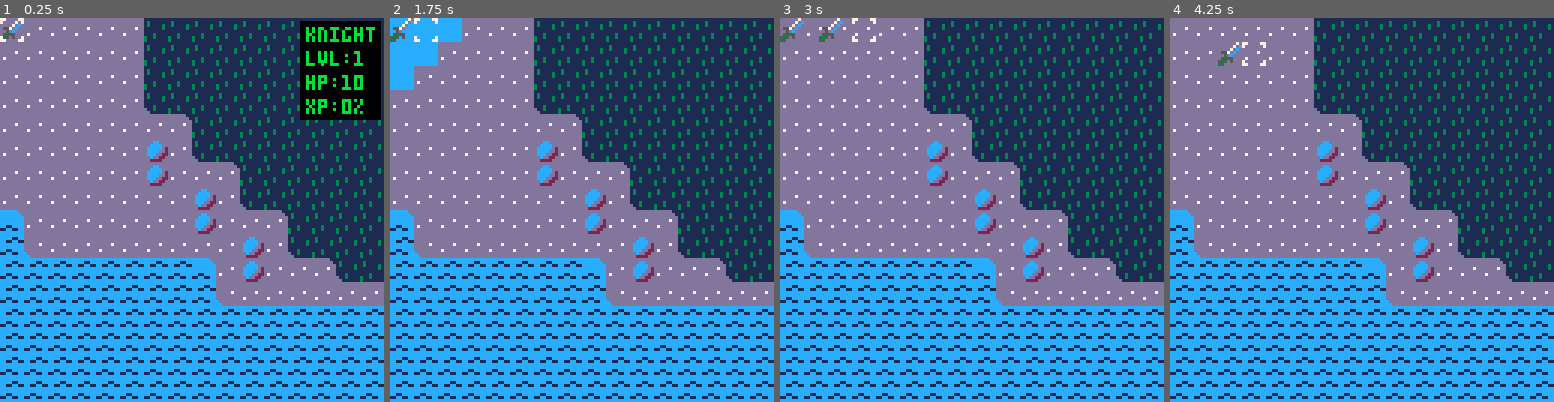
Above: before the commit, frames 1-4 (left to right).
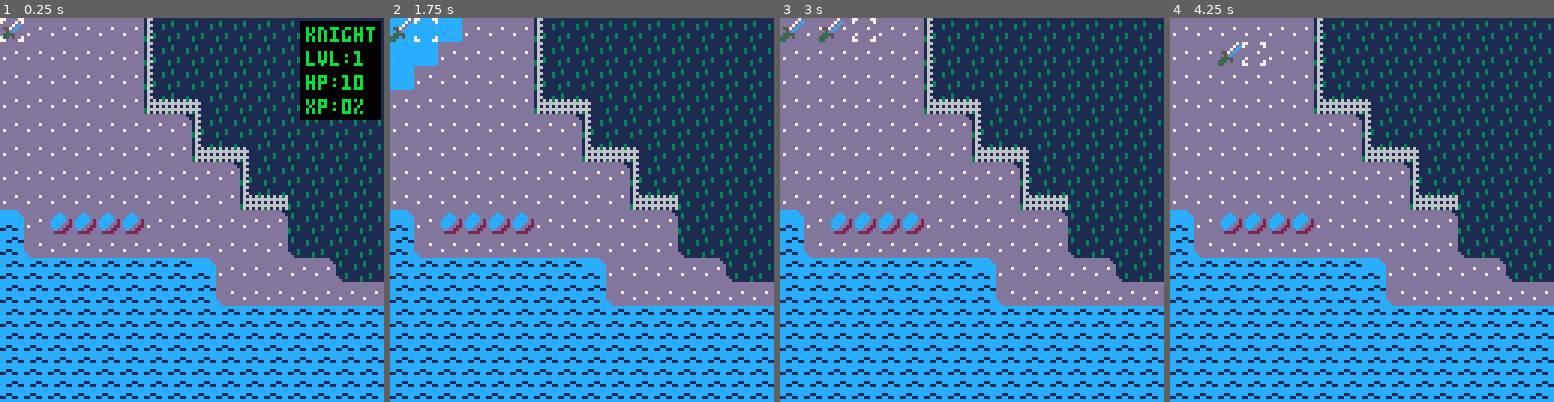
Above: after the commit, the same moments.

Repository: cstephen/PICO-8-Tactics
Game: PICO-8 cartridge tactics.p8
Same seed, same stepped clock (60 frames per second), same inputs: the game is played once before the commit and once after it.
Inputs:
- Up to frame 1 (0.25 s): no input
- Up to frame 2 (1.75 s): tap X (X key) at 0.33, 1.07 s; tap O (Z key) at 0.7, 1.7 s; hold Right from 1.6 s (still down)
- Up to frame 3 (3 s): tap X (X key) at 1.85, 2.97 s; release Right at 2.1 s; tap O (Z key) at 2.1, 2.5, 2.9 s; hold Up 2.15-2.42 s; hold Right from 2.47 s (still down)
- Up to frame 4 (4.25 s): release Right at 3.03 s; hold Left 3.08-3.58 s; tap O (Z key) at 3.3, 3.7, 4.1 s; hold Down 3.63-3.97 s; hold Right from 4.02 s (still down); tap X (X key) at 4.08 s

The runs differ from the first frame. In frame 1, 3.4% of the frame differs, in the area x 13-75%, y 0-69%; in frame 2, 3.4%; in frame 3, 3.4%; in frame 4, 3.4%.

Commit message:
Add missing fence corner tiles and move them to obstacles section of sprite sheet.

Diff:
--- a/tactics.p8
+++ b/tactics.p8
@@ -1513,14 +1513,14 @@
 dcccdd22dcccdd223fff3355277777622227d2220000000000000000000000000000000000000000000000000000000000000000000000000000000000000000
 1dcdd221ddcdd22d13f33551276667622227d2220000000000000000000000000000000000000000000000000000000000000000000000000000000000000000
 11222211dd2222dd11555511277777622227d2220000000000000000000000000000000000000000000000000000000000000000000000000000000000000000
-16611111166111111111111111111111111111111111116611111166000000000000000000000000000000000000000000000000000000000000000000000000
-16111111161111111111111113111111131111111311111613111116000000000000000000000000000000000000000000000000000000000000000000000000
-16611131166111311111113113111131131111311311116613111166000000000000000000000000000000000000000000000000000000000000000000000000
-16161636161111311616163616161636161616361111113616161636000000000000000000000000000000000000000000000000000000000000000000000000
-16666666166111111666666666666666666666661111116666666666000000000000000000000000000000000000000000000000000000000000000000000000
-16161616161311111616161616161616161616161113111616161616000000000000000000000000000000000000000000000000000000000000000000000000
-36666666366311113666666666666666666666663113116666666666000000000000000000000000000000000000000000000000000000000000000000000000
-36161616361111113616161636161616361616163111111636161616000000000000000000000000000000000000000000000000000000000000000000000000
+16611111166111111111111111111111111111111111111111111166111111660000000000000000000000000000000000000000000000000000000000000000
+16111111161111111111111113111111111111111311111113111116131111160000000000000000000000000000000000000000000000000000000000000000
+16611131166111311111113113111131111111311311111113111166131111660000000000000000000000000000000000000000000000000000000000000000
+16111131161616361611113116161636161616361111113616161636111111360000000000000000000000000000000000000000000000000000000000000000
+16611111166666666661111166666666166666661111116666666666111111660000000000000000000000000000000000000000000000000000000000000000
+16131111161616161611111116161616161616161113111616161616111311160000000000000000000000000000000000000000000000000000000000000000
+36631111366666666661111166666666366666663113116666666666311311660000000000000000000000000000000000000000000000000000000000000000
+36111111361616163611111136161616361616163111111636161616311111160000000000000000000000000000000000000000000000000000000000000000
 00000000000000000000000000000000000000000000000000000000000000000000000000000000000000000000000000000000000000000000000000000000
 00000000000000000000000000000000000000000000000000000000000000000000000000000000000000000000000000000000000000000000000000000000
 00000000000000000000000000000000000000000000000000000000000000000000000000000000000000000000000000000000000000000000000000000000
@@ -1573,20 +1573,20 @@
 0000080000000000000000000000000000000800000000000000000000000000000000000000000000000000000000000000000000000000000000000000000000000000000000000000000000000000000000000000000000000000000000000000000000000000000000000000000000000000000000000000000000000000
 0000000000000000000000000000000000000000000000000000000000000000000000000000000000000000000000000000000000000000000000000000000000000000000000000000000000000000000000000000000000000000000000000000000000000000000000000000000000000000000000000000000000000000
 __map__
-cacacacacacacacacadcdcdcdcdcdcdcdcdcdcdcdcdcdcdce5e5e5e5e5e5e5e5e5e5e5e5e5e5e5e5e5e5e5e5e5e5e5e5e5e5e5e5e5e5e5e5e5e5e5e5e3dcdcdccacacacacacacacacacacacacadce5e5e5e5e5e5e5e5e5e5e5e5e5e5e5e5e5e5e5eeebebebebeeeeeeeeeeeeeeeeeeeeeeeeeeeeeeeeeeeeeeeeeeeeeeeeeeee
-cacacacacacacacacadfdcdcdcdcdcdcdcdcdcdcdcdcdcdce5e5e5e5e5e5e5e5e5e5e5e5e5e5e5e5e5e5e5e5e5e5e5e5e5e5e5e5e5e5e5e5e5e5e5e5e7e3dcdcd8cacacacacacacacacacacadadce5e5e5e5e5e5e5e5e5e5e5e5e5e5e5e5e5e5e5eeebeeebebebebebeeeeeeeeeeeeebebeeeeeeeeeeeeeeeeeeeeeeeeeeeeee
-cacacacacacacacacacad6dcdcdcdcdcdcdcdcdcdcdcdcdce5e5e5e5e5e5e5e5e5e5e5e5e5e5e5e5e5e5e5e5e5e5e5e5e5e5e5e5e5e5e5e5e5e5e5e5e5e7e3dcdcdecacacacacacacacacadddce4e5e5e5e5e5e5e5e5e5e5e5e5e5e5e5e5e5e5e5eeebeeebeeeeebebebeeeeeeeeeeebebebeeeeeeeeeeeeeeeeeeeeeeeeeeee
-cacacacacacacacacacacadfdcdcdcdcdcdcdcdcdcdcdcdce8e5e5e5e5e5e5e5e5e5e5e5e5e5e5e5e5e5e5e5e5e5e5e5e5e5e5e5e5e5e5e5e5e5e5e5e5e5e7e3dcdcd8cacacacacacacadadce6e5e5e5e5e5e5e5e5e5e5e5e5e5e5e5e5e5e5e5e5eeeeeeeeeeeeeeebebebebebeeeeebebebeeeeeeeeeeeeeeeeeeeeeeeeeeee
-cacacacacacacacacacacacad6dcdcdcdcdcdcdcdcdcdcdcdce2e5e5e5e5e5e5e5e5e5e5e5e5e5e5e5e5e5e5e5e5e5e5e5e5e5e5e5e5e5e5e5e5e5e5e5e5e5e7e3dcdcdcdcdcdcdcdcdcdce4e5e5e5e5e5e5e5e5e5e5e5e5e5e5e5e5e5e5e5e5e5eeebebebeeeeeeeeeeebebebebeeeeeeeeeeeeeeeeeeeeeeeeeeeeeeeeeeee
-cacacacacacacacacacacacacadfdcdcdcdcdcdcdcdcdcdc81dce8e5e5e5e5e5e5e5e5e5e5e5e5e5e5e5e5e5e5e5e5e5e5e5e5e5e5e5e5e5e5e5e5e5e5e5e5e5e5e5e5e5e5e5e5e5e5e5e5e5e5e5e5e5e5e5e5e5e5e5e5e5e5e5e5e5e5e5e5e5e5eeebeeebeeeeeeeeeeebebebebebeeeeeeeeeeeeeeeeeeeeeeeeeeeeeeeeee
-c0c0c4cacacacacacacacacacacacad6dcdcdcdcdcdcdcdc81dcdce2e5e5e5e5e5e5e5e5e5e5e5e5e5e5e5e5e5e5e5e5e5e5e5e5e5e5e5e5e5e5e5e5e5e5e5e5e5e5e5e5e5e5e5e5e5e5e5e5e5e5e5e5e5e5e5e5e5e5e5e5e5e5e5e5e5e5e5e5e5eeebebebebeeeeeeeeebebebebebeeeeeeeeeeeeeeeeeeeeeeeeeeeeeeeeee
-c0c0c0d0cacacacacacacacacacacacadfdcdcdcdcdcdcdcdcdc81dce8e5e5e5e5e5e5e5e5e5e5e5e5e5e5e5e5e5e5e5e5e5e5e5e5e5e5e5e5e5e5e5e5e5e5e5e5e5e5e5e5e5e5e5e5e5e5e5e5e5e5e5e5e5e5e5e5e5e5e5e5e5e5e5e5e5e5e5e5eeebeeebebebeeebebebeeebebeeeeebeeeeeeeeeeeeeeeeeeeeeeeeeeeeee
-c0c0c0c0c0c0c0c4cacacacacacacacacacad6dcdcdcdcdcdcdc81dcdce2e5e5e5e5e5e5e5e5e5e5e5e5e5e5e5e5e5e5e5e5e5e5e5e5e5e5e5e5e5e5e5e5e5e5e5e5e5e5e5e5e5e5e5e5e5e5e5e5e5e5e5e5e5e5e5e5e5e5e5e5e5e5e5e5e5e5e5eeebeeebeeebebebebeeeeeeeeeeebebebeeeeeeeeeeeeeeeeeeeeeeeeeeee
-c0c0c0c0c0c0c0c0d0cacacacacacacacacacadfdcdcdcdcdcdcdcdc81dce8e5e5e5e5e5e5e5e5e5e5e5e5e5e5e5e5e5e5e5e5e5e5e5e5e5e5e5e5e5e5e5e5e5e5e5e5e5e5e5e5e5e5e5e5e5e5e5e5e5e5e5e5e5e5e5e5e5e5e5e5e5e5e5e5e5e5eeebeeebeeeeebebebeeeeeeeeeeeeebeeeeeeeeeeeeeeeeeeeeeeeeeeeeee
-c0c0c0c0c0c0c0c0c0c0c4cacacacacacacacacacacacacacacad6dc81dcdce2e8e5e5e5e5e5e5e5e5e5e5e5e5e5e5e5e5e5e5e5e5e5e5e5e5e5e5e5e5e5e5e5e5e5e5e5e5e5e5e5e5e5e5e5e5e5e5e5e5e5e5e5e5e5e5e5e5e5e5e5e5e5e5e5e5eeebebebeeeeeeeeeeeeeeeeeeeeeeeeeeeeeeeeeeeeeeeeeeeeeeeeeeeeee
+cacacacacacacacacadcdcdcdcdcdcdcdcdcdcdcdcdcdcdc90e5e5e5e5e5e5e5e5e5e5e5e5e5e5e5e5e5e5e5e5e5e5e5e5e5e5e5e5e5e5e5e5e5e5e5e3dcdcdccacacacacacacacacacacacacadce5e5e5e5e5e5e5e5e5e5e5e5e5e5e5e5e5e5e5eeebebebebeeeeeeeeeeeeeeeeeeeeeeeeeeeeeeeeeeeeeeeeeeeeeeeeeeee
+cacacacacacacacacadfdcdcdcdcdcdcdcdcdcdcdcdcdcdc90e5e5e5e5e5e5e5e5e5e5e5e5e5939393939393939393939393e5e5e5e5e5e5e5e5e5e5e7e3dcdcd8cacacacacacacacacacacadadce5e5e5e5e5e5e5e5e5e5e5e5e5e5e5e5e5e5e5eeebeeebebebebebeeeeeeeeeeeeebebeeeeeeeeeeeeeeeeeeeeeeeeeeeeee
+cacacacacacacacacacad6dcdcdcdcdcdcdcdcdcdcdcdcdc90e5e5e5e5e5e5e5e5e5e5e5e5e590e5e5e5e5e5e5e5e5e5e597e5e5e5e5e5e5e5e5e5e5e5e7e3dcdcdecacacacacacacacacadddce4e5e5e5e5e5e5e5e5e5e5e5e5e5e5e5e5e5e5e5eeebeeebeeeeebebebeeeeeeeeeeebebebeeeeeeeeeeeeeeeeeeeeeeeeeeee
+cacacacacacacacacacacadfdcdcdcdcdcdcdcdcdcdcdcdc919392e5e5e5e5e5e5e5e5e5e5e590e5e5e5e5e5e5e5e5e5e597e5e5e5e5e5e5e5e5e5e5e5e5e7e3dcdcd8cacacacacacacadadce6e5e5e5e5e5e5e5e5e5e5e5e5e5e5e5e5e5e5e5e5eeeeeeeeeeeeeeebebebebebeeeeebebebeeeeeeeeeeeeeeeeeeeeeeeeeeee
+cacacacacacacacacacacacad6dc81dcdcdcdcdcdcdcdcdcdce290e5e5e5e5e5e5e5e5e5e5e590e5e5e5e5e5e5e5e5e5e597e5e5e5e5e5e5e5e5e5e5e5e5e5e7e3dcdcdcdcdcdcdcdcdcdce4e5e5e5e5e5e5e5e5e5e5e5e5e5e5e5e5e5e5e5e5e5eeebebebeeeeeeeeeeebebebebeeeeeeeeeeeeeeeeeeeeeeeeeeeeeeeeeeee
+cacacacacacacacacacacacacadfdcdcdcdcdcdcdcdcdcdcdcdc919392e5e5e5e5e5e5e5e5e590e5e5e5e5e5e5e5e5e5e597e5e5e5e5e5e5e5e5e5e5e5e5e5e5e5e5e5e5e5e5e5e5e5e5e5e5e5e5e5e5e5e5e5e5e5e5e5e5e5e5e5e5e5e5e5e5e5eeebeeebeeeeeeeeeeebebebebebeeeeeeeeeeeeeeeeeeeeeeeeeeeeeeeeee
+c0c0c4cacacacacacacacacacacacad6dc81dcdcdcdcdcdcdcdcdce290e5e5e5e5e5e5e5e5e5919393939393939393e5e596e5e5e5e5e5e5e5e5e5e5e5e5e5e5e5e5e5e5e5e5e5e5e5e5e5e5e5e5e5e5e5e5e5e5e5e5e5e5e5e5e5e5e5e5e5e5e5eeebebebebeeeeeeeeebebebebebeeeeeeeeeeeeeeeeeeeeeeeeeeeeeeeeee
+c0c0c0d0cacacacacacacacacacacacadfdcdcdcdcdcdcdcdcdcdcdc9193e5e5e5e5e5e5e5e5e5e5e5e5e5e5e5e5e5e5e5e5e5e5e5e5e5e5e5e5e5e5e5e5e5e5e5e5e5e5e5e5e5e5e5e5e5e5e5e5e5e5e5e5e5e5e5e5e5e5e5e5e5e5e5e5e5e5e5eeebeeebebebeeebebebeeebebeeeeebeeeeeeeeeeeeeeeeeeeeeeeeeeeeee
+c0c0c0c0c0c0c0c4cacacacacacacacacacad6dc81818181dcdcdcdcdce2e5e5e5e5e5e5e5e5e5e5e5e5e5e5e5e5e5e5e5e5e5e5e5e5e5e5e5e5e5e5e5e5e5e5e5e5e5e5e5e5e5e5e5e5e5e5e5e5e5e5e5e5e5e5e5e5e5e5e5e5e5e5e5e5e5e5e5eeebeeebeeebebebebeeeeeeeeeeebebebeeeeeeeeeeeeeeeeeeeeeeeeeeee
+c0c0c0c0c0c0c0c0d0cacacacacacacacacacadfdcdcdcdcdcdcdcdcdcdce8e5e5e5e5e5e5e5e5e5e5e5e5e5e5e5e5e5e5e5e5e5e5e5e5e5e5e5e5e5e5e5e5e5e5e5e5e5e5e5e5e5e5e5e5e5e5e5e5e5e5e5e5e5e5e5e5e5e5e5e5e5e5e5e5e5e5eeebeeebeeeeebebebeeeeeeeeeeeeebeeeeeeeeeeeeeeeeeeeeeeeeeeeeee
+c0c0c0c0c0c0c0c0c0c0c4cacacacacacacacacacacacacacacad6dcdcdcdce2e8e5e5e5e5e5e5e5e5e5e5e5e5e5e5e5e5e5e5e5e5e5e5e5e5e5e5e5e5e5e5e5e5e5e5e5e5e5e5e5e5e5e5e5e5e5e5e5e5e5e5e5e5e5e5e5e5e5e5e5e5e5e5e5e5eeebebebeeeeeeeeeeeeeeeeeeeeeeeeeeeeeeeeeeeeeeeeeeeeeeeeeeeeee
 c0c0c0c0c0c0c0c0c0c0c0cacacacacacacacacacacacacacacacadfdcdcdcdcdcdcdcdcdce2e8e5e5e5e5e5e5e5e5e5e5e5e5e5e5e5e5e5e5e5e5e5e5e5e5e5e5e5e5e5e5e5e5e5e5e5e5e5e5e5e5e5e5e5e5e5e5e5e5e5e5e5e5e5e5e5e5e5e5f0eeeeeeeeeeeeeeeeeeeeeeeeeeeeeeeeeeeeeeeeeeeeeeeeeeeeeeeeeeee
 c0c0c0c0c0c0c0c0c0c0c0d0cacacacacacacacacacacacacacacacacacacacacacacacad6dfdcdcdcdce2e8e5e5e5e5e5e5e5e5e5e5e5e5e5e5e5e5e5e5e5e5e5e5e5e5e5e5e5e5e5e5e5e5e5e5e5e5e5e5e5e5e5e5e5e5e5e5e5e5e5e5e5e5e5e5e5e5e5e5e5e5e5e5e5e5e5e5e5e5e5e5e5e5e5e5e5e5e5e5e5e5e5e5e5e5
-c0c0c0c0c0c0c0c0c0c0c0c0c0c0c4cacacacacacacacacacacacacacacacacacacacacacacacacacad6dfdce2e8e5e5e5e5e5e5e5e5e5e5e5e5e5e5e5e5e5e5e5e5e5e5e5e5e5e5e5e5e5e5e5e5e5e5e5e5e5e5e5e5e5e5e5e5e5e5e5e5e5e5e5e5e5e5e5e5e5e5e5e5e5e5e5e5e5e5e5e5e5e5e5e5e5e5e5e5e5e5e5e5e5e5
+c0c0c0c0c0c0c0c0c0c0c0c0c0c0c4cacacacacacacacacacacacacacacacacacacacacacacacacacad6dfdce2e8e5e5e5828282e5e5e5e5e5e5e582e5e5e5e5e5e5e5e5e5e5e5e5e5e5e5e5e5e5e5e5e5e5e5e5e5e5e5e5e5e5e5e5e5e5e5e5e5e5e5e5e5e5e5e5e5e5e5e5e5e5e5e5e5e5e5e5e5e5e5e5e5e5e5e5e5e5e5e5
 c0c0c0c0c0c0c0c0c0c0c0c0c0c0c0cacacacacacacacacacacacacacacacacacacacacacacacacacacacad6dfdcdce2e8e5e5e5e5e5e5e5e5e5e5e5eae1dcdcdcdcdcdcdcdce2e8e5e5e5e5e5e5e5e5e5e5e5e5e5e5e5e5e5e5e5e5e5e5e5e5e5e5e5e5e5e5e5e5e5e5e5e5e5e5e5e5e5e5e5e5e5e5e5e5e5e5e5e5e5e5e5e5
 c0c0c0c0c0c0c0c0c0c0c0c0c0c0c0cacacacacacacacacacacacacacacacacacacacacacacacacacacacacacacad6dfdcdcdcdcdcdcdcf0f0f0f0dcdce0d4cacacacacacad6dfdcdcdce2e8e5e5e5e5e5e5e5e5e5e5e5e5e5e5e5e5e5e5e5e5e5e5e5e5e5e5e5e5e5e5e5e5e5e5e5e5e5e5e5e5e5e5e5e5e5e5e5e5e5e5e5e5
 c0c0c0c0c0c0c0c0c0c0c0c0c0c0c8cacacacacacacacacacacacacacacacacacacacacacacacacacacacacacacacacacacacacacacacaf0f0f0f0cacacacacacacacacacacacacacad6dfdce2e8e5e5e5e5e5e5e5e5e5e5e5e5e5e5e5e5e5e5e5e5e5e5e5e5e5e5e5e5e5e5e5e5e5e5e5e5e5e5e5e5e5e5e5e5e5e5e5e5e5e5
